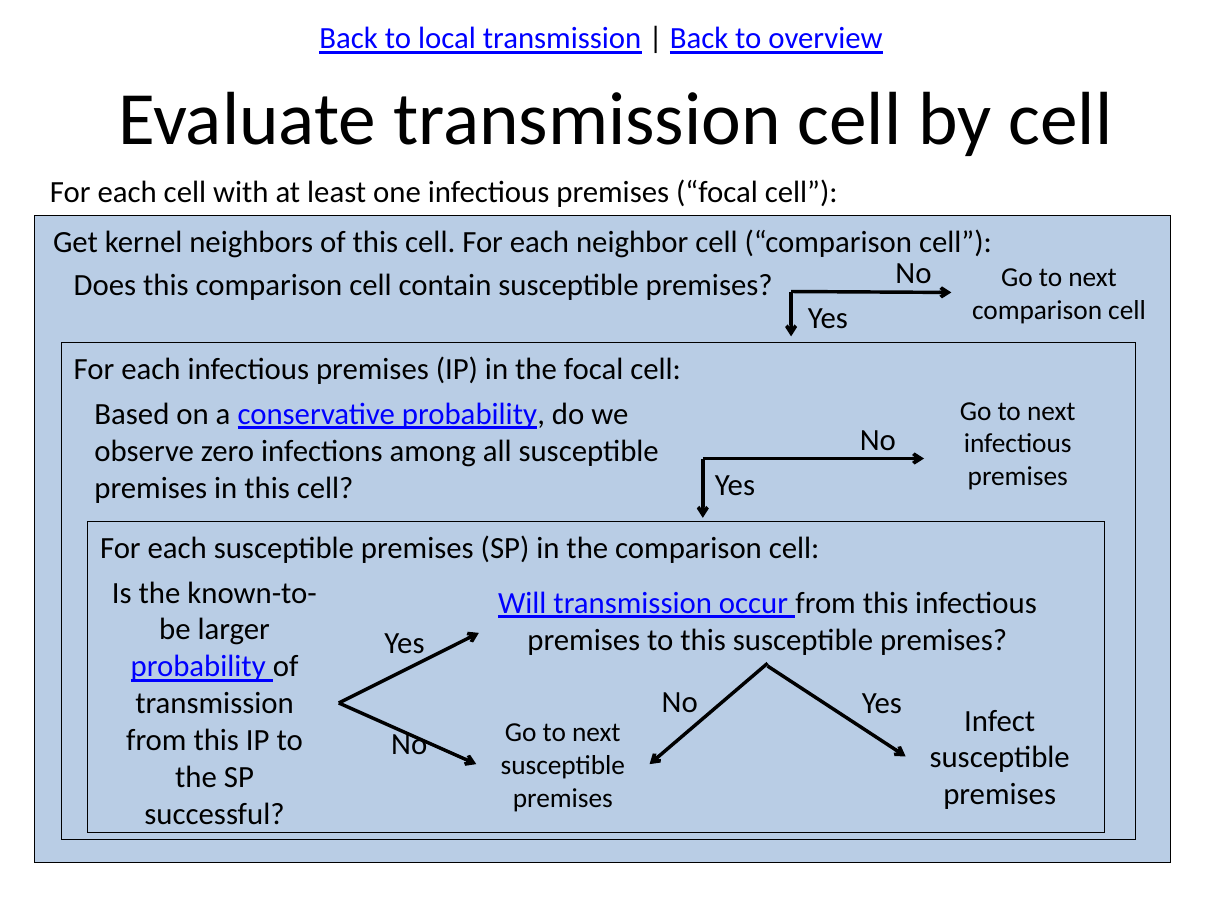
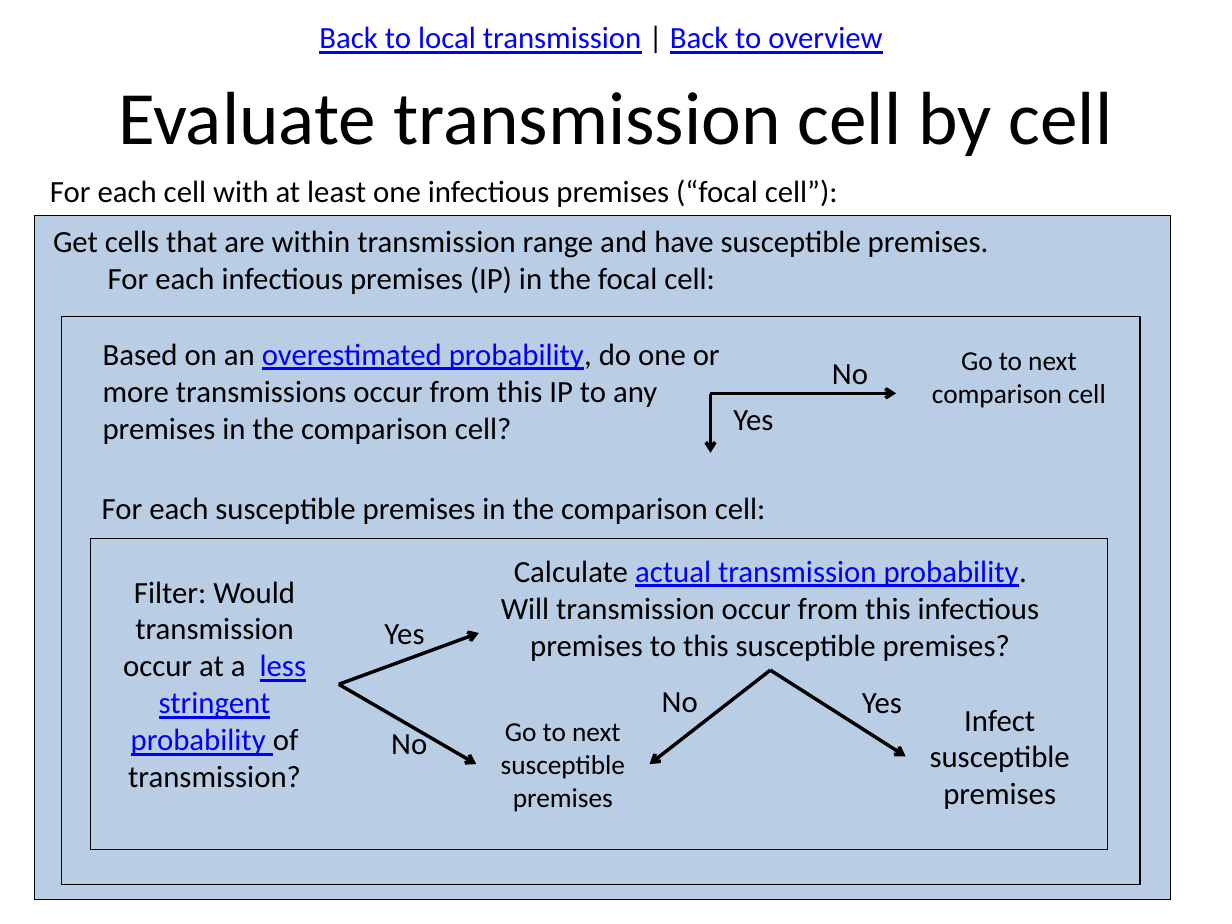
Before and after one commit to webblabb/usdosr, a slide deck: slide 8 of Schematics.pptx. Drawn at 1232x924 pixels with LibreOffice and Linux fonts; fonts in the diff are those of the drawing. Boxes give left, top, right and bottom in pixels: in the first picture for what was removed or moved away, otherwise in the second. Text is boxed around its words. In the diff, an @@ line names an element or a change of style, - is before the commit and + after.

```diff
--- a/Schematics.pptx
+++ b/Schematics.pptx
@@ rectangle "Get cells that are within ...": place and size @@
-rectangle "Get cells that are within ..." at [34, 216, 1170, 862]
+rectangle "Get cells that are within ..." at [34, 216, 1170, 899]
@@ text in rectangle at [53, 230, 989, 294]: text changed @@
-Get kernel neighbors of this cell. For each neighbor cell (“comparison cell”):
+Get cells that are within transmission range and have susceptible premises.
+For each infectious premises (IP) in the focal cell:
@@ text removed at [895, 263, 931, 291] @@
-No
@@ arrow removed from (791, 292) to (791, 336) @@
@@ arrow removed from (791, 292) to (951, 292) @@
@@ rectangle added at [62, 317, 1140, 885], outline #000000 0.75 pt @@
@@ text removed at [808, 308, 848, 329] @@
-Yes
@@ rectangle removed at [62, 342, 1136, 840] @@
-For each infectious premises (IP) in the focal cell:
@@ text at [103, 343, 720, 444]: text changed @@
-Does this comparison cell contain susceptible premises?
+Based on an overestimated probability, do one or more transmissions occur from this IP to any premises in the comparison cell?
@@ text "No": place and size @@
-text "No" at [860, 430, 896, 458]
+text "No" at [832, 364, 868, 393]
@@ text "Go to next comparison cell": place and size @@
-text "Go to next comparison cell" at [972, 268, 1146, 324]
+text "Go to next comparison cell" at [932, 352, 1106, 408]
@@ text removed at [94, 402, 659, 503] @@
-Based on a conservative probability, do we observe zero infections among all susceptible premises in this cell?
@@ arrow moved from (702, 458) - (702, 517) to (711, 393) - (711, 453) @@
@@ arrow moved from (702, 458) - (924, 458) to (711, 393) - (896, 393) @@
@@ text "Yes": place and size @@
-text "Yes" at [715, 475, 755, 496]
+text "Yes" at [733, 410, 773, 431]
@@ text removed at [960, 402, 1076, 490] @@
-Go to next infectious premises
@@ text added at [102, 497, 766, 524], 18 pt, text #000000 @@
+For each susceptible premises in the comparison cell:
@@ rectangle: place and size @@
-rectangle at [87, 521, 1104, 832]
+rectangle at [90, 538, 1106, 849]
@@ text in rectangle at [100, 535, 820, 563]: text removed @@
-For each susceptible premises (SP) in the comparison cell:
@@ text at [501, 560, 1040, 661]: text changed @@
-Will transmission occur from this infectious premises to this susceptible premises?
+Calculate actual transmission probability. Will transmission occur from this infectious premises to this susceptible premises?
@@ text at [123, 581, 306, 788]: text changed @@
-Is the known-to-be larger probability of transmission from this IP to the SP successful?
+Filter: Would transmission occur at a less stringent probability of transmission?
@@ text "Yes": place and size @@
-text "Yes" at [384, 633, 424, 661]
+text "Yes" at [384, 624, 424, 653]
@@ arrow moved from (339, 703) - (479, 633) to (339, 684) - (479, 633) @@
@@ arrow moved from (339, 703) - (477, 764) to (339, 684) - (477, 764) @@
@@ arrow moved from (768, 663) - (649, 764) to (770, 670) - (649, 764) @@
@@ arrow moved from (768, 667) - (906, 756) to (770, 670) - (906, 756) @@
```
Also in this commit, not shown: 7 other slides changed, 3 slides added, 9 other files.
